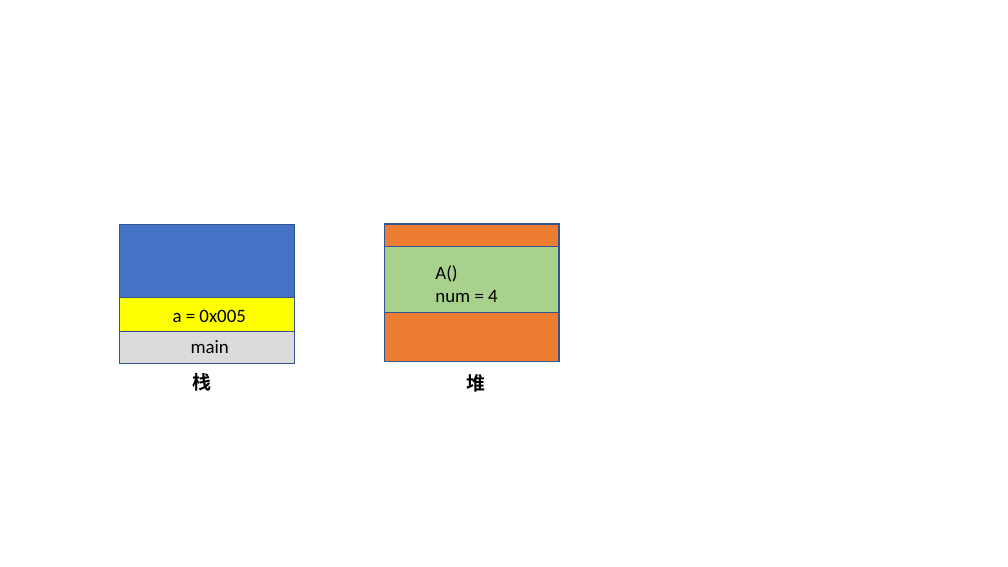
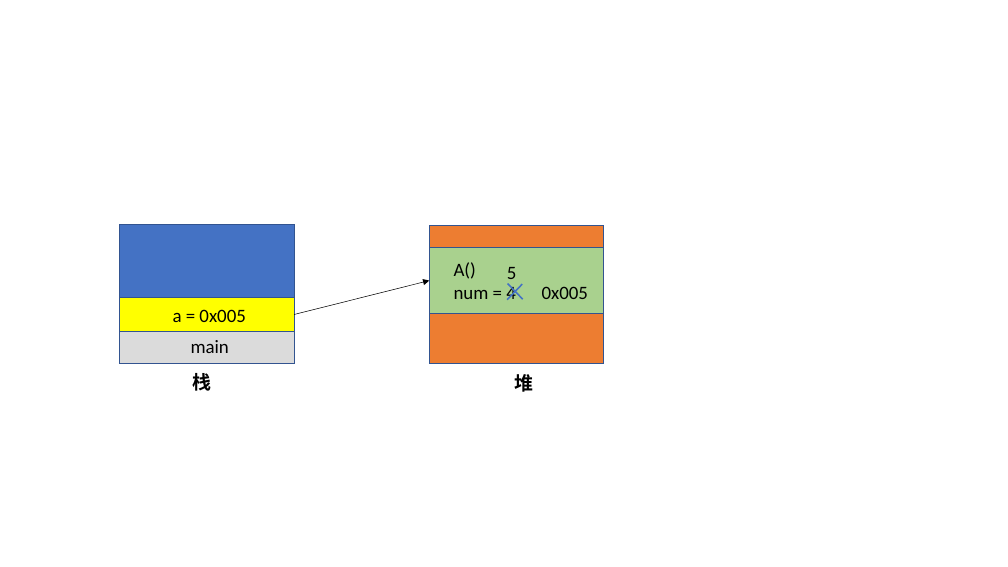
Before and after one commit to zhengdunhao/UploadFiles, a slide deck: slide 2 of ImagePPT.pptx. Drawn at 1008x567 pixels with LibreOffice and Linux fonts; fonts in the diff are those of the drawing. Boxes give left, top, right and bottom in pixels: in the first picture for what was removed or moved away, otherwise in the second. Text is boxed around its words. In the diff, an @@ line names an element or a change of style, - is before the commit and + after.

```diff
--- a/ImagePPT.pptx
+++ b/ImagePPT.pptx
@@ rectangle: place and size @@
-rectangle at box(385, 224, 559, 361)
+rectangle at box(430, 225, 603, 363)
@@ rectangle: place and size @@
-rectangle at box(385, 247, 559, 312)
+rectangle at box(430, 248, 603, 314)
@@ text "A()": place and size @@
-text "A()" at box(435, 265, 498, 302)
+text "A()" at box(454, 262, 588, 300)
@@ text added at box(507, 267, 517, 285), 18 pt, text #000000 @@
+5
@@ arrow added from (294, 315) to (430, 281), #000000 0.5 pt @@
@@ text at box(454, 283, 588, 300): text changed @@
-num = 4
+num = 4 0x005
@@ line added from (507, 284) to (523, 299), #4472C4 1.5 pt @@
@@ line added from (523, 284) to (507, 299), #4472C4 1.5 pt @@
@@ text "堆": place and size @@
-text "堆" at box(467, 374, 486, 392)
+text "堆" at box(515, 374, 534, 392)
```
Also in this commit, not shown: 1 other file.
